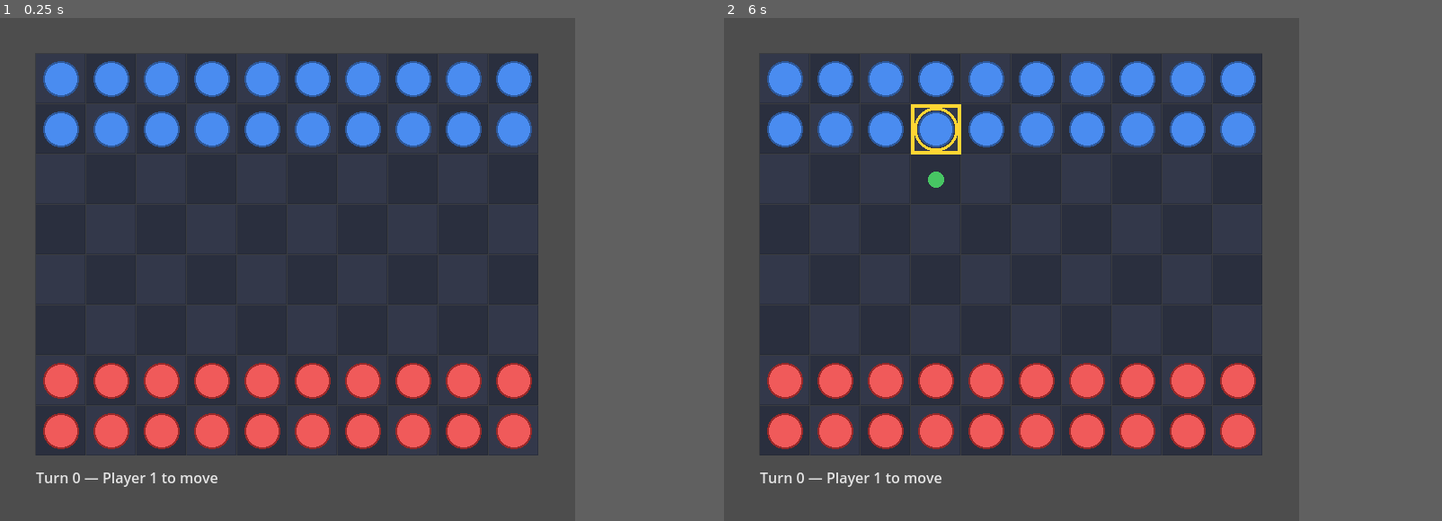
Above: before the commit, frames 1-2 (left to right).
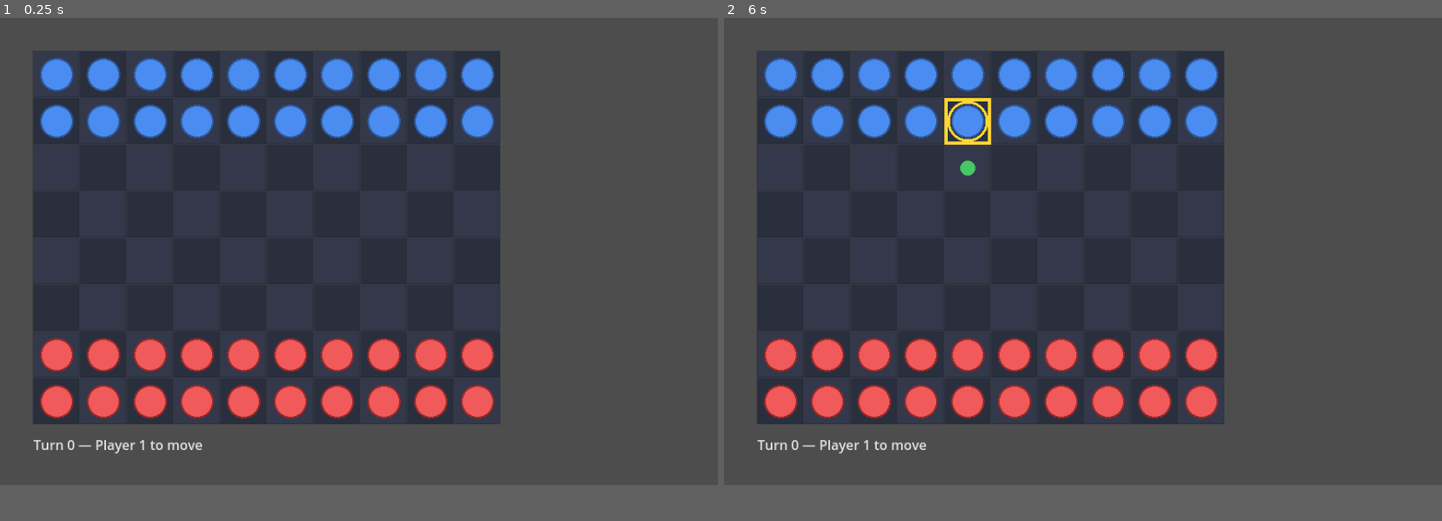
Above: after the commit, the same moments.

Repository: vinnie357/nnqr
Game: Godot game, scene res://main.tscn
Two runs of this game, one before a commit and one after it. Both use one fixed random seed, a clock stepped at 60 frames per second and the inputs below.
Inputs (mouse positions are in pixels of both pictures, inside the frame that each line leads up to):
- Up to frame 1 (0.25 s): no input
- Up to frame 2 (6 s): tap Enter at 0.5, 2, 3.5 s; move the mouse to (1140, 244) at 0.52 s; tap N every 0.75 s from 0.6 to 5.85 s; click (1140, 244) at 0.67 s; tap Space at 1.25, 2.75, 4.25 s; move the mouse to (896, 294) at 1.27 s; click (896, 294) at 1.42 s; move the mouse to (1068, 158) at 2.02 s; click (1068, 158) at 2.17 s; move the mouse to (982, 370) at 2.77 s; click (982, 370) at 2.92 s; move the mouse to (1183, 344) at 3.52 s; click (1183, 344) at 3.67 s; move the mouse to (838, 194) at 4.27 s; click (838, 194) at 4.42 s; move the mouse to (1039, 269) at 5.02 s; click (1039, 269) at 5.17 s; move the mouse to (925, 143) at 5.77 s; click (925, 143) at 5.92 s
In our replay, the window is 640x560 before the commit and 799x520 after it. These sizes can differ from the game's own. Grey fills any space a smaller window leaves; there, only what the larger window draws over its background counts as a difference.

The runs differ from the first frame. In frame 1, 22% of the frame differs, in the area x 4-75%, y 6-94%; in frame 2, 23%.

Commit message:
fix(godot): wire PowerMenu into scenario harness, widen viewport to 860px
- project.godot: viewport_width 640→860 to fit side panel (board 560+margins+menu 210)
- scenario_runner.gd: instantiate PowerMenu, add_child, call update(state) before frame capture
- main.gd: already wired correctly, no change needed

Diff:
--- a/godot/project.godot
+++ b/godot/project.godot
@@ -5,5 +5,5 @@
 run/main_scene="res://main.tscn"
 
 [display]
-window/size/viewport_width=640
+window/size/viewport_width=860
 window/size/viewport_height=560
--- a/godot/src/scenario_runner.gd
+++ b/godot/src/scenario_runner.gd
@@ -27,10 +27,12 @@
 const Controller = preload("res://src/controller.gd")
 const Board      = preload("res://src/board.gd")
 const RNG        = preload("res://src/rng.gd")
+const PowerMenu  = preload("res://src/power_menu.gd")
 
 const QA_DIR: String = "res://.qa"
 
 var _renderer: Node2D = null
+var _menu: Node2D = null
 
 
 func _ready() -> void:
@@ -45,6 +47,10 @@
 	state = _apply_inputs(state, inputs)
 
 	_renderer.load_state(state)
+
+	_menu = PowerMenu.new()
+	add_child(_menu)
+	_menu.update(state)
 
 	# Wait for one rendered frame before capturing.
 	await RenderingServer.frame_post_draw
